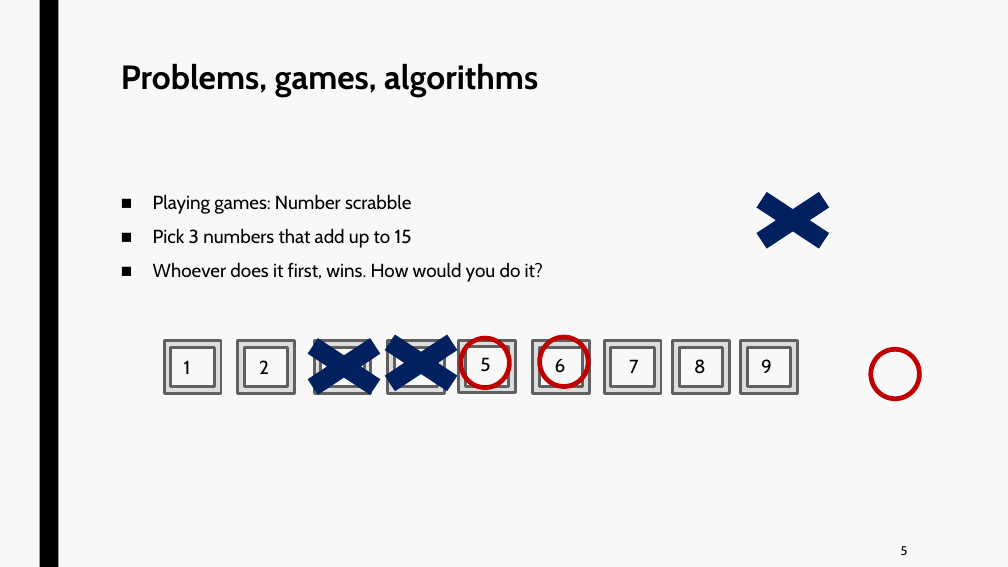
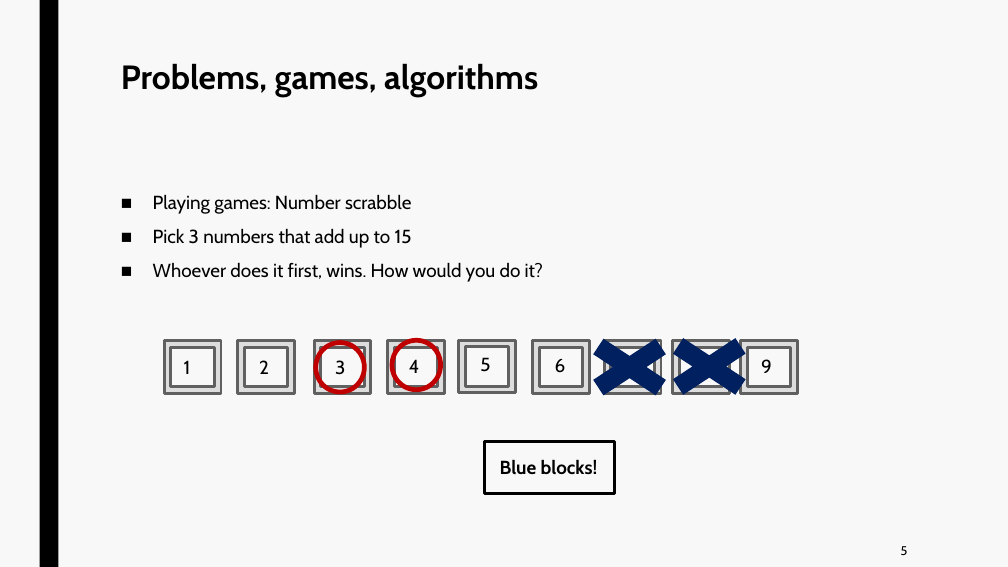
Before and after one commit to jurtasun/presentations, a slide deck: slide 4 of 202306_LMS_Complexity/202306_LMS_Complexity.ppt. Drawn at 1008x567 pixels with LibreOffice and Linux fonts; fonts in the diff are those of the drawing. Boxes give left, top, right and bottom in pixels: in the first picture for what was removed or moved away, otherwise in the second. Text is boxed around its words. In the diff, an @@ line names an element or a change of style, - is before the commit and + after.

```diff
--- a/202306_LMS_Complexity/202306_LMS_Complexity.ppt
+++ b/202306_LMS_Complexity/202306_LMS_Complexity.ppt
@@ cross removed at (284,327,405,406) @@
@@ cross: place and size @@
-cross at (733,181,853,260)
+cross at (569,327,690,407)
@@ cross: place and size @@
-cross at (361,324,482,403)
+cross at (650,327,770,406)
@@ ellipse: place and size @@
-ellipse at (871,349,920,399)
+ellipse at (316,343,364,392)
@@ ellipse: place and size @@
-ellipse at (461,338,509,387)
+ellipse at (392,340,441,389)
@@ ellipse removed at (540,337,588,386) @@
@@ rectangle added at (484,442,614,493), outline #000000 3 pt @@
@@ text added at (500,459,598,474), 18 pt, text #000000, bold @@
+Blue blocks!
```
Also in this commit, not shown: 18 other slides changed, 2 slides added, 1 slide removed, 3 other files.
